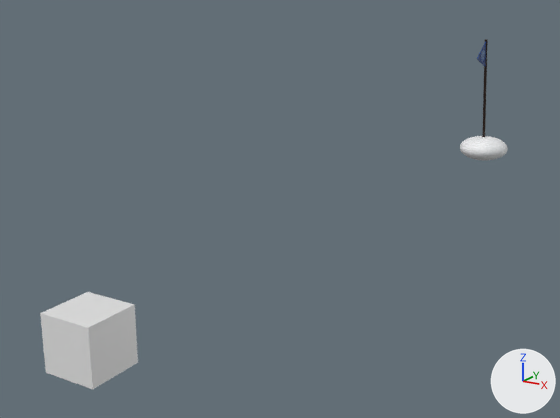
A saved change to the Blender file models/WinterWonderland.blend.
Both versions are drawn from a 50 mm lens placed at (4.15, -3.95, 2.9), pointed at (-0.89, 4.28, 0.11). Arrows for +X, +Y and +Z are at lower right; the lights stay in place.

In view in the first picture: 'Cube', 'SnowBase'.
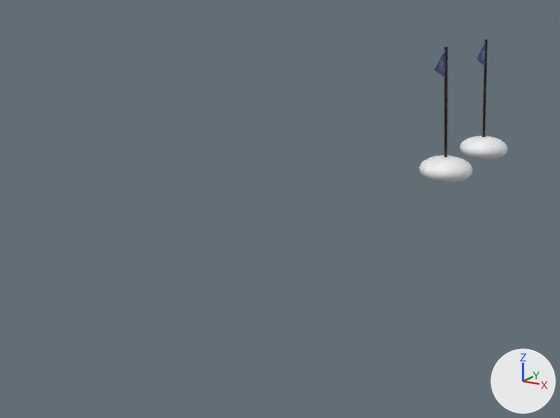
ob_fireworksemitterpart is not drawn itself; it is the parent of ob_cube, ob_fireworksemitterblue, ob_fireworksemitterpurple, ob_fireworksemitterred, ob_fireworksemitteryellow.

Where the change shows, as pixel boxes [x1, y1, x2, y2] in the pictures (560 x 418 px):
```json
{"object": "Cube", "change": "deleted", "before": [40, 292, 138, 389]}
{"object": "SnowBase.001", "change": "added", "after": [419, 155, 473, 184]}
{"object": "FireworksFlag", "change": "added", "after": [434, 49, 446, 78]}
```

Edits to the scene script, one JSON object a line:
```json
{"op": "add", "block": "img_fireworkspoleflag_png", "code": ["img_fireworkspoleflag_png = load_image('fireworksPoleFlag.png', 'fireworksPoleFlag.png', 512, 512, 'sRGB')"]}
{"op": "add", "block": "mat_material_snowflakepoleflag_001", "code": ["mat_material_snowflakepoleflag_001 = principled_material('Material.SnowflakePoleFlag.001')", "mat_material_snowflakepoleflag_001.texture = img_fireworkspoleflag_png"]}
{"op": "add", "block": "me_cube_002", "code": ["me_cube_002 = bpy.data.meshes.new('Cube.002')", "me_cube_002.from_pydata(...)  # 6 vertices, 5 faces; spans x -1.0..1.0, y -0.63..1.26, z -0.07..2.02", "me_cube_002.materials.append(mat_material_snowflakepoleflag_001)  # picture img_fireworkspoleflag_png"]}
{"op": "remove", "block": "ob_cube", "code": ["ob_cube = bpy.data.objects.new('Cube', me_cube)", "ob_cube.parent = ob_fireworksemitterpart", "ob_cube.location = (0.0, 0.0, 0.25)", "ob_cube.scale = (0.25, 0.25, 0.25)"]}
{"op": "set", "path": "ob_fireworksemitterpart.location", "old": "(0.0, 0.0, 0.0)", "new": "(0.0, 8.0, 0.0)"}
{"op": "add", "block": "ob_fireworksflag", "code": ["ob_fireworksflag = bpy.data.objects.new('FireworksFlag', me_cube_002)", "ob_fireworksflag.parent = ob_fireworksemitterpart", "ob_fireworksflag.location = (0.0, -0.264, 1.519)", "ob_fireworksflag.rotation_euler = (0.97, 0.0, 0.0)  # degrees (56, 0, 0)", "ob_fireworksflag.scale = (0.005, 0.253, 0.25)"]}
{"op": "add", "block": "ob_pole_001", "code": ["ob_pole_001 = bpy.data.objects.new('Pole.001', me_cylinder.copy())  # the mesh of ob_pole", "ob_pole_001.parent = ob_fireworksemitterpart", "ob_pole_001.location = (0.0, 0.0, 0.0)", "ob_pole_001.rotation_euler = (0.162, 0.0, 0.0)  # degrees (9.3, 0, 0)", "ob_pole_001.scale = (0.025, 0.025, 1.0)"]}
{"op": "add", "block": "ob_snowbase_001", "code": ["ob_snowbase_001 = bpy.data.objects.new('SnowBase.001', me_cube_004.copy())  # the mesh of ob_snowbase", "ob_snowbase_001.parent = ob_fireworksemitterpart", "ob_snowbase_001.location = (0.0, 0.0, 0.0)", "ob_snowbase_001.scale = (0.5, 0.5, 0.25)"]}
```
